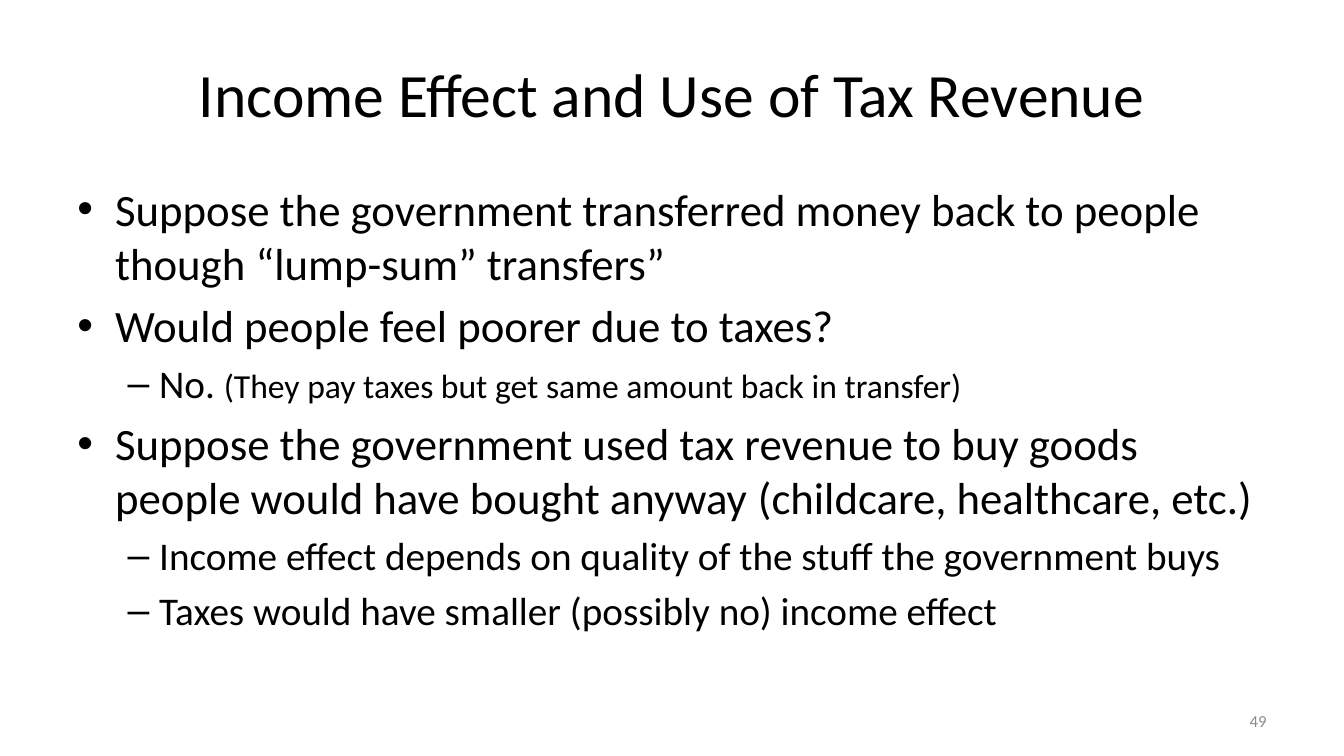
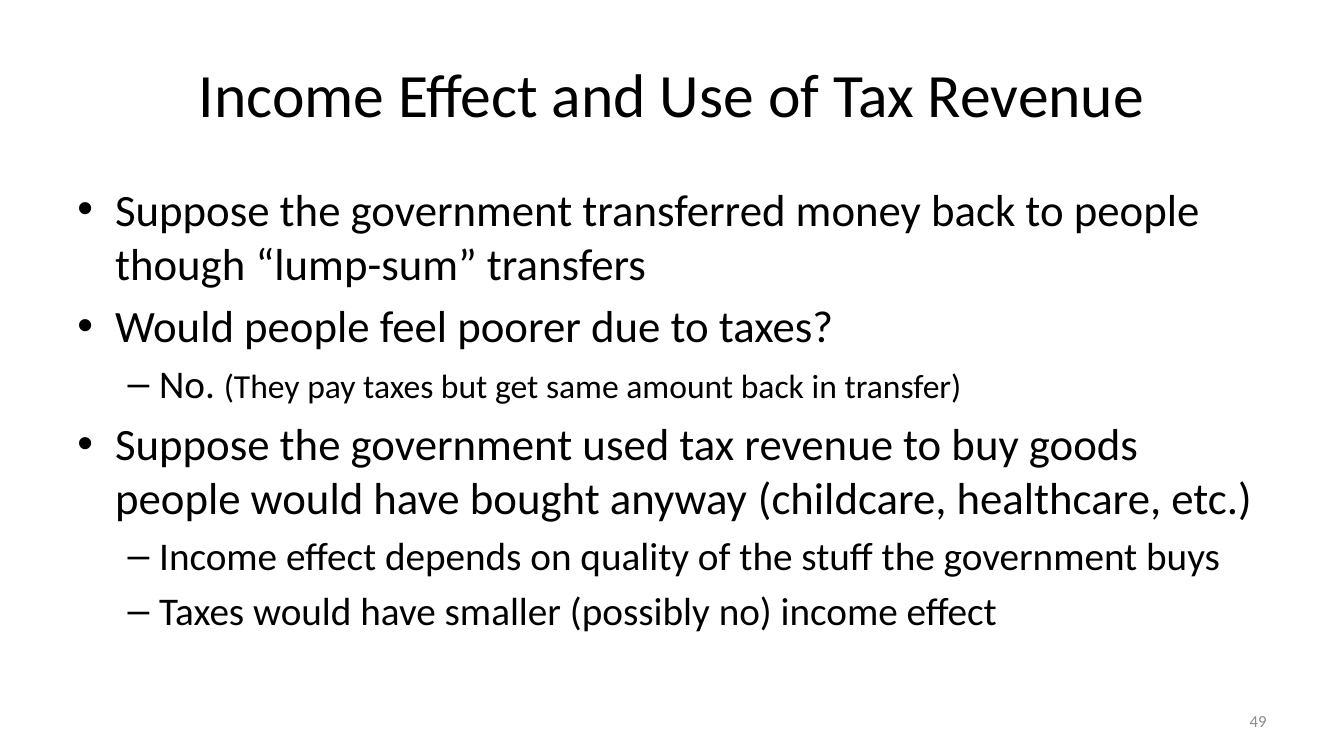
Before and after one commit to jonsteinsson/jonsteinsson.github.io, a slide deck: slide 49 of static/teaching/Lecture03WorkLeisure.pptx. Drawn at 1344x756 pixels with LibreOffice and Linux fonts; fonts in the diff are those of the drawing. Boxes give left, top, right and bottom in pixels: in the first picture for what was removed or moved away, otherwise in the second. Text is boxed around its words. In the diff, an @@ line names an element or a change of style, - is before the commit and + after.

```diff
--- a/static/teaching/Lecture03WorkLeisure.pptx
+++ b/static/teaching/Lecture03WorkLeisure.pptx
@@ text at [115, 195, 1199, 288]: text changed @@
-• Suppose the government transferred money back to people though “lump-sum” transfers”
+• Suppose the government transferred money back to people though “lump-sum” transfers
```
Also in this commit, not shown: 2 slides added, 2 slides removed, 5 other files.
